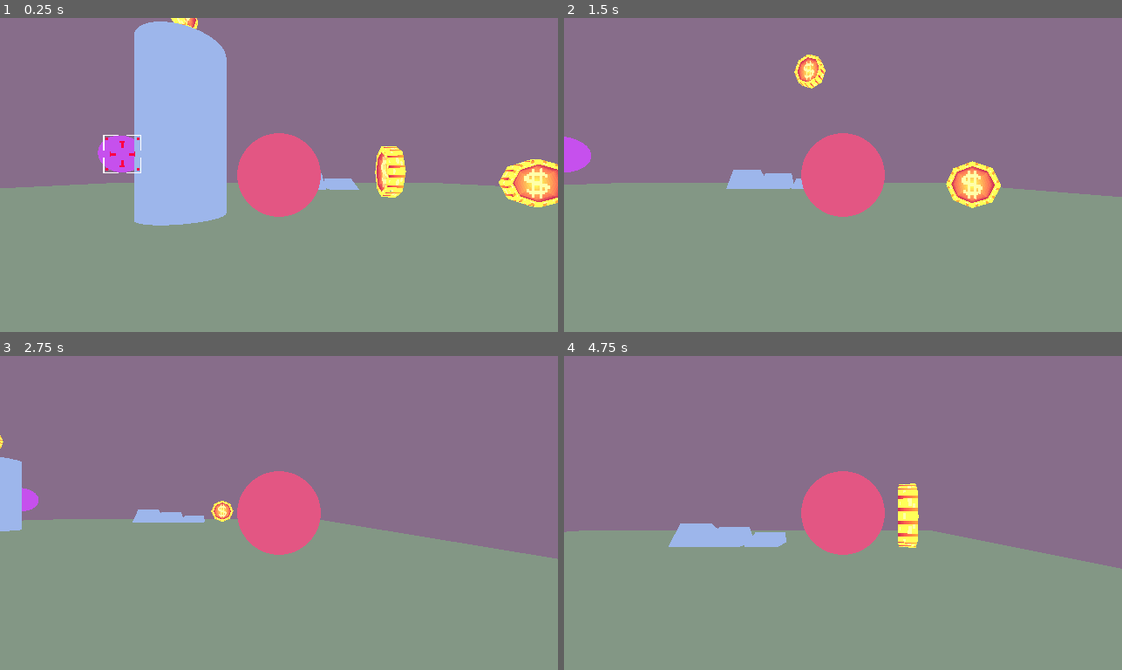
Above: before the commit, frames 1-4 (two rows, left to right).
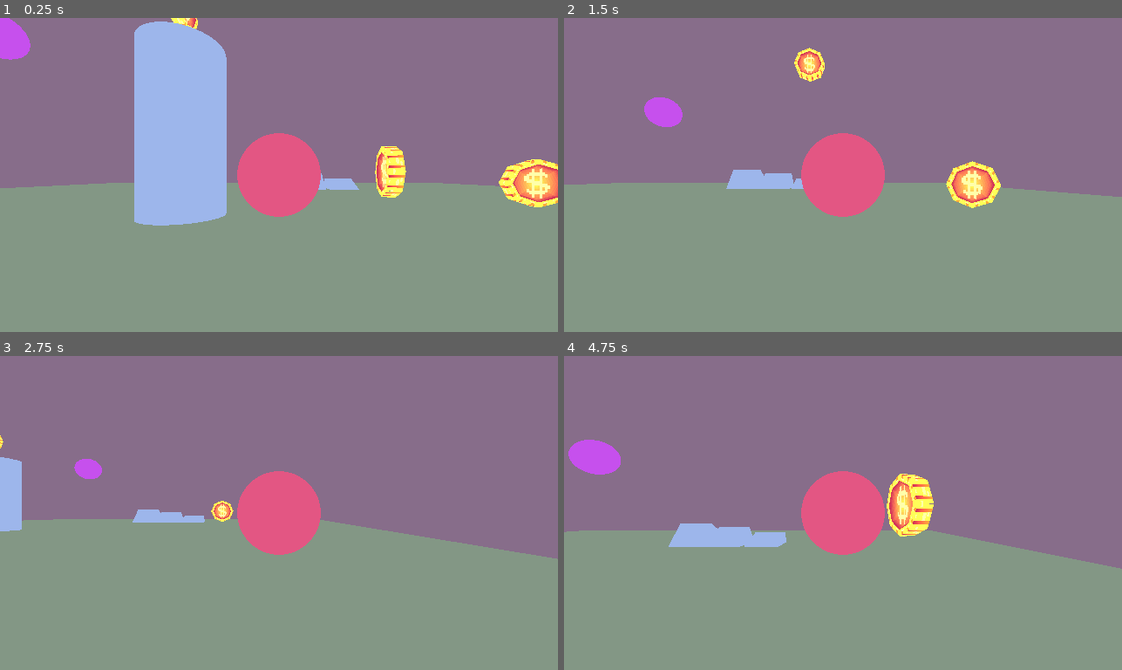
Above: after the commit, the same moments.

Repository: jawdan-dev/UOP-2024
Game: Godot game, scene res://Scenes/main.tscn
Same seed, same stepped clock (60 frames per second), same inputs: the game is played once before the commit and once after it.
Inputs:
- Up to frame 1 (0.25 s): no input
- Up to frame 2 (1.5 s): hold D (player_movement_rightward) 0.53-1.28 s; tap Space (player_movement_jump) at 0.77 s; hold S (player_movement_backward) from 1.28 s (still down)
- Up to frame 3 (2.75 s): tap Space (player_movement_jump) at 1.52 s; release S (player_movement_backward) at 2.03 s; hold D (player_movement_rightward) from 2.03 s (still down)
- Up to frame 4 (4.75 s): release D (player_movement_rightward) at 2.78 s; hold W (player_movement_forward) 2.78-3.53 s; tap Space (player_movement_jump) at 3.02, 3.77, 4.52 s; hold A (player_movement_leftward) from 3.53 s (still down)

The runs differ from the first frame. In frame 1, 1.3% of the frame differs, in the area x 0-100%, y 0-66%; in frame 2, 1.4%; in frame 3, 0.4%; in frame 4, 2.1%, in the area x 0-67%, y 26-62%.

Commit message:
Added enemy base prefab + anchor-type enemy + knockback + test dive attack.

Diff:
--- /dev/null
+++ b/Prefabs/Enemies/Enemy_Anchor.tscn
@@ -0,0 +1,28 @@
+[gd_scene load_steps=5 format=3 uid="uid://cl2wi0vttovcp"]
+
+[ext_resource type="PackedScene" uid="uid://bjy6lf0dsm0m4" path="res://Prefabs/Enemies/Enemy_Base.tscn" id="1_gmnww"]
+[ext_resource type="Material" uid="uid://ciyvmkckbexs3" path="res://Materials/Enemy.tres" id="2_unl5b"]
+
+[sub_resource type="SphereMesh" id="SphereMesh_aapki"]
+
+[sub_resource type="CylinderShape3D" id="CylinderShape3D_kf5r6"]
+height = 1.41821
+radius = 0.535179
+
+[node name="Anchor" instance=ExtResource("1_gmnww")]
+collision_layer = 1
+movementGravityAcceleration = 0.0
+combatKnockbackDampening = 10000.0
+
+[node name="Mesh" type="MeshInstance3D" parent="." index="1"]
+material_override = ExtResource("2_unl5b")
+mesh = SubResource("SphereMesh_aapki")
+
+[node name="Hurtbox" type="Area3D" parent="." index="2"]
+collision_layer = 0
+collision_mask = 2
+
+[node name="CollisionShape3D" type="CollisionShape3D" parent="Hurtbox" index="0"]
+shape = SubResource("CylinderShape3D_kf5r6")
+
+[connection signal="area_entered" from="Hurtbox" to="." method="_onPlayerHit"]
--- /dev/null
+++ b/Prefabs/Enemies/Enemy_Base.tscn
@@ -0,0 +1,12 @@
+[gd_scene load_steps=3 format=3 uid="uid://bjy6lf0dsm0m4"]
+
+[ext_resource type="Script" path="res://Scripts/Enemy.gd" id="1_rmdfy"]
+
+[sub_resource type="SphereShape3D" id="SphereShape3D_8kxbk"]
+
+[node name="Enemy_Base" type="CharacterBody3D"]
+collision_layer = 0
+script = ExtResource("1_rmdfy")
+
+[node name="EnvironmentCollider" type="CollisionShape3D" parent="."]
+shape = SubResource("SphereShape3D_8kxbk")
--- a/Prefabs/Enemy.tscn
+++ /dev/null
@@ -1,16 +0,0 @@
-[gd_scene load_steps=4 format=3 uid="uid://bjy6lf0dsm0m4"]
-
-[ext_resource type="Material" uid="uid://ciyvmkckbexs3" path="res://Materials/Enemy.tres" id="1_0i5p7"]
-
-[sub_resource type="SphereShape3D" id="SphereShape3D_hn0ii"]
-
-[sub_resource type="SphereMesh" id="SphereMesh_ucg4e"]
-
-[node name="Enemy" type="CharacterBody3D"]
-
-[node name="CollisionShape3D" type="CollisionShape3D" parent="."]
-shape = SubResource("SphereShape3D_hn0ii")
-
-[node name="MeshInstance3D" type="MeshInstance3D" parent="."]
-material_override = ExtResource("1_0i5p7")
-mesh = SubResource("SphereMesh_ucg4e")
--- a/Prefabs/Player.tscn
+++ b/Prefabs/Player.tscn
@@ -1,20 +1,22 @@
-[gd_scene load_steps=6 format=3 uid="uid://dn0hgnaquqf5p"]
+[gd_scene load_steps=7 format=3 uid="uid://dn0hgnaquqf5p"]
 
 [ext_resource type="Script" path="res://Scripts/Player.gd" id="1_m82g4"]
-[ext_resource type="Texture2D" uid="uid://c2ccb8hymrt3y" path="res://Textures/CombatLock.png" id="3_3c1vi"]
+[ext_resource type="Texture2D" uid="uid://dlnd7p3txshqw" path="res://Textures/CombatMark.png" id="3_rd04c"]
 [ext_resource type="Material" uid="uid://g000t01svn6p" path="res://Materials/Player.tres" id="3_sbhip"]
 
 [sub_resource type="SphereShape3D" id="SphereShape3D_qfg5b"]
 
 [sub_resource type="SphereMesh" id="SphereMesh_c3302"]
 
+[sub_resource type="SphereShape3D" id="SphereShape3D_diiu8"]
+radius = 0.6
+
 [node name="Player" type="CharacterBody3D" node_paths=PackedStringArray("cameraObject")]
-transform = Transform3D(1, 0, 0, 0, 1, 0, 0, 0, 1, 0, 0.5, 0)
 collision_layer = 257
 script = ExtResource("1_m82g4")
 cameraObject = NodePath("MainCamera")
 
-[node name="CollisionShape3D" type="CollisionShape3D" parent="."]
+[node name="EnvironmentCollider" type="CollisionShape3D" parent="."]
 shape = SubResource("SphereShape3D_qfg5b")
 
 [node name="MainCamera" type="Camera3D" parent="."]
@@ -27,11 +29,17 @@
 mesh = SubResource("SphereMesh_c3302")
 skeleton = NodePath("../..")
 
-[node name="CombatLock" type="Sprite3D" parent="."]
-visible = false
+[node name="HitBox" type="Area3D" parent="."]
+collision_layer = 2
+collision_mask = 0
+
+[node name="CollisionShape3D" type="CollisionShape3D" parent="HitBox"]
+shape = SubResource("SphereShape3D_diiu8")
+
+[node name="CombatMark" type="Sprite3D" parent="."]
 pixel_size = 0.0063
 billboard = 1
 no_depth_test = true
 fixed_size = true
 texture_filter = 0
-texture = ExtResource("3_3c1vi")
+texture = ExtResource("3_rd04c")
--- a/Scenes/main.tscn
+++ b/Scenes/main.tscn
@@ -5,7 +5,7 @@
 [ext_resource type="Material" uid="uid://65qj6lecvxni" path="res://Materials/Default.tres" id="3_cwkxn"]
 [ext_resource type="Material" uid="uid://bswktap3wq88p" path="res://Materials/Floor.tres" id="4_ludtf"]
 [ext_resource type="PackedScene" uid="uid://tludh3giqfj8" path="res://Prefabs/Coin.tscn" id="5_2tbe5"]
-[ext_resource type="PackedScene" uid="uid://bjy6lf0dsm0m4" path="res://Prefabs/Enemy.tscn" id="6_lgxmx"]
+[ext_resource type="PackedScene" uid="uid://cl2wi0vttovcp" path="res://Prefabs/Enemies/Enemy_Anchor.tscn" id="6_6w0gh"]
 
 [sub_resource type="BoxShape3D" id="BoxShape3D_ekbg8"]
 
@@ -25,6 +25,7 @@
 environment = ExtResource("1_82l0s")
 
 [node name="Player" parent="." node_paths=PackedStringArray("combatEntitiesList") instance=ExtResource("2_1uq5u")]
+transform = Transform3D(1, 0, 0, 0, 1, 0, 0, 0, 1, 0, 0.713514, 0)
 combatEntitiesList = NodePath("../Enemies")
 
 [node name="Environment" type="Node" parent="."]
@@ -98,8 +99,11 @@
 
 [node name="Enemies" type="Node" parent="."]
 
-[node name="Enemy" parent="Enemies" instance=ExtResource("6_lgxmx")]
-transform = Transform3D(1, 0, 0, 0, 1, 0, 0, 0, 1, 4.26943, 1.06954, 3.07416)
+[node name="Anchor" parent="Enemies" instance=ExtResource("6_6w0gh")]
+transform = Transform3D(1, 0, 0, 0, 1, 0, 0, 0, 1, 6.30091, 1.09675, -3.34639)
 
-[node name="Enemy2" parent="Enemies" instance=ExtResource("6_lgxmx")]
-transform = Transform3D(1, 0, 0, 0, 1, 0, 0, 0, 1, 8.28401, 1.06954, -1.86359)
+[node name="Anchor2" parent="Enemies" instance=ExtResource("6_6w0gh")]
+transform = Transform3D(1, 0, 0, 0, 1, 0, 0, 0, 1, 6.76451, 3.84954, 2.41531)
+
+[node name="Anchor3" parent="Enemies" instance=ExtResource("6_6w0gh")]
+transform = Transform3D(1, 0, 0, 0, 1, 0, 0, 0, 1, 2.68771, 2.67792, 4.49577)
--- /dev/null
+++ b/Scripts/Enemy.gd
@@ -0,0 +1,57 @@
+extends CharacterBody3D
+
+@export_category("Movement Properties")
+# Gravity.
+@export var movementGravityAcceleration : float = -9.8;
+var movementGravity : float = 0;
+
+@export_category("Combat")
+# Knockback.
+@export var combatKnockbackDampening : float = 6;
+var combatKnockback : Vector3 = Vector3.ZERO;
+
+func _physics_process(delta):
+	# Handle gravity.
+	handleGravity(delta);
+	# Handle knockback;
+	handleKnockback(delta);
+
+	# Get default total movement.
+	var totalMovement : Vector3 = verticalMovement + combatKnockback;
+
+	# Move!
+	velocity = totalMovement;
+	move_and_slide();
+
+################################################################################
+
+func _onPlayerHit(body : Area3D):
+	body.get_parent_node_3d().call("_onEntityHit", self);
+
+################################################################################
+
+var verticalMovement : Vector3;
+func handleGravity(delta):
+	# Update gravity.
+	var gravityFactor : float = movementGravityAcceleration * 0.5 * delta;
+
+	# Handle floor factor.
+	if (is_on_floor()):
+		movementGravity = 0.0;
+		gravityFactor = 0.0;
+
+	# Use gravity.
+	movementGravity += gravityFactor;
+	verticalMovement = Vector3(
+		0,
+		movementGravity,
+		0
+	);
+	movementGravity += gravityFactor;
+
+################################################################################
+
+func handleKnockback(delta):
+	combatKnockback = combatKnockback.move_toward(Vector3.ZERO, combatKnockbackDampening * delta);
+
+################################################################################
--- a/Scripts/Player.gd
+++ b/Scripts/Player.gd
@@ -28,29 +28,88 @@
 var cameraAngle : Vector2 = Vector2.ZERO;
 
 @export_category("Combat")
+# Entity target selection.
 @export var combatEntitiesList : Node;
 @export_range(-1, 1) var combatLookingDotThreshold : float = 0.7;
 @export var combatEngageDistance : float = 10;
+# Knockback.
+@export var combatKnockbackDampening : float = 8;
+var combatKnockback : Vector3 = Vector3.ZERO;
+
+# Dive attack.
+@export var combatDiveSpeed : float = 16;
+@export var combatDiveBounceImpulse : float = 8;
+@export var combatDiveMomentumImpulse : float = 5;
 
 @export_category("Other")
 
-func _process(delta):
+enum PlayerState {
+	PlayerState_Moving,
+	PlayerState_Combat_Diving,
+};
+
+var playerState : PlayerState = PlayerState.PlayerState_Moving;
+var hitEntity : Node3D = null;
+func _physics_process(delta):
 	# Handle gravity.
 	handleGravity(delta);
 	# Handle movement.
 	handleMovement(delta);
 	# Handle momentum.
 	handleMomentum(delta);
+	# Hanlde knockback.
+	handleKnockback(delta);
+
+	var totalMovement : Vector3 = movementMomentum + verticalMovement + combatKnockback
+	match (playerState):
+		PlayerState.PlayerState_Moving:
+			# Handle combat.
+			handleCombat(delta);
+
+			# Combat scuff.
+			if (Input.is_action_just_pressed("player_combat_dive") && activeCombatEntity != null):
+				playerState = PlayerState.PlayerState_Combat_Diving;
+
+			# Base movement.
+
+		PlayerState.PlayerState_Combat_Diving:
+			if (!activeCombatEntity || is_on_floor() || is_on_wall() || is_on_ceiling()):
+				playerState = PlayerState.PlayerState_Moving;
+				pass;
+
+			# Get target distance stuff.
+			var dif : Vector3 = activeCombatEntity.global_position - global_position;
+			var len : float = dif.length();
+
+			# Check if tar
+			if (hitEntity):
+				# Attack finished.
+				playerState = PlayerState.PlayerState_Moving;
+
+				# Bounce off of enemy.
+				movementGravity = combatDiveBounceImpulse;
+				var reverseAction : Vector3 = -dif.normalized() * combatDiveMomentumImpulse;
+				movementMomentum = Vector3(reverseAction.x, 0, reverseAction.z);
+				totalMovement = movementMomentum + verticalMovement + combatKnockback
+
+				# Entity knockback.
+				hitEntity.set("combatKnockback", hitEntity.get("combatKnockback") + -reverseAction + Vector3(0, 2, 0));
+
+				# Reset.
+				hitEntity = null;
+			else:
+				# Move towards target.
+				totalMovement = (dif / len) * combatDiveSpeed;
+
 	# Move!
-	var totalMovement : Vector3 = movementMomentum + verticalMovement;
 	velocity = totalMovement;
 	move_and_slide();
 
 	# Handle camera.
 	handleCamera(delta);
-	# Handle combat.
-	handleCombat(delta);
-
+
+	# Update combat mark.
+	updateCombatMark(delta);
 
 ################################################################################
 
@@ -168,10 +227,15 @@
 
 ################################################################################
 
+func handleKnockback(delta):
+	combatKnockback = combatKnockback.move_toward(Vector3.ZERO, combatKnockbackDampening * delta);
+
 var activeCombatEntity : Node3D;
 func handleCombat(delta):
 	# Safety first.
-	if (!combatEntitiesList || !cameraObject): return;
+	if (!combatEntitiesList || !cameraObject || is_on_floor()):
+		activeCombatEntity = null;
+		return;
 
 	# Get list of entites.
 	var entities : Array[Node] = combatEntitiesList.get_children(false)
@@ -211,11 +275,16 @@
 	else:
 		activeCombatEntity = null;
 
-	# Handle lock.
+
+func updateCombatMark(delta):
+	# Handle mark.
 	if (!activeCombatEntity):
-		$CombatLock.visible = false;
+		$CombatMark.visible = false;
 	else:
-		$CombatLock.visible = true;
-		$CombatLock.global_position = activeCombatEntity.global_position;
-
-################################################################################
+		$CombatMark.visible = true;
+		$CombatMark.global_position = activeCombatEntity.global_position;
+
+func _onEntityHit(entity : Node3D):
+	hitEntity = entity;
+
+################################################################################
--- a/project.godot
+++ b/project.godot
@@ -72,9 +72,17 @@
 "events": [Object(InputEventJoypadMotion,"resource_local_to_scene":false,"resource_name":"","device":-1,"axis":3,"axis_value":1.0,"script":null)
 ]
 }
+player_combat_dive={
+"deadzone": 0.5,
+"events": [Object(InputEventJoypadButton,"resource_local_to_scene":false,"resource_name":"","device":-1,"button_index":2,"pressure":0.0,"pressed":true,"script":null)
+]
+}
 
 [layer_names]
 
+3d_physics/layer_1="Environment"
+3d_physics/layer_2="PlayerHitBox / EnemyHurtBox"
+3d_physics/layer_3="PlayerHurtBox / EnemyHitBox"
 3d_physics/layer_9="Collectables"
 
 [rendering]
Binary file removed: Textures/CombatLock.png
Binary file added: Textures/CombatMark.png
Not shown, changed: Textures/CombatMark.png.import
